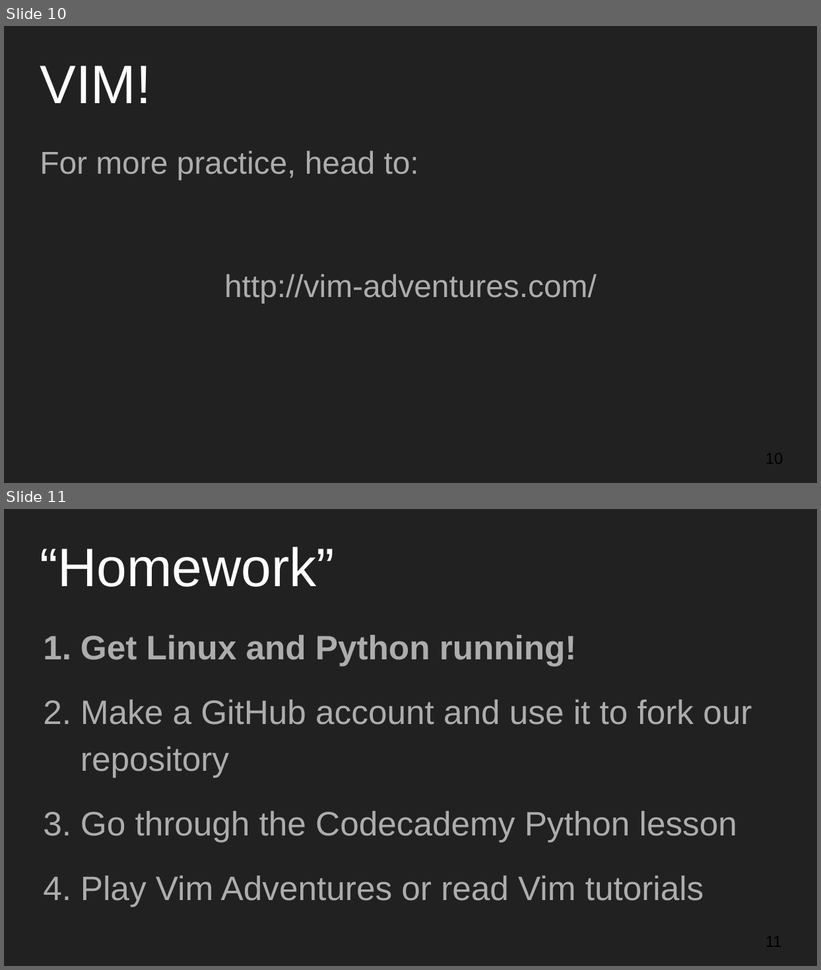
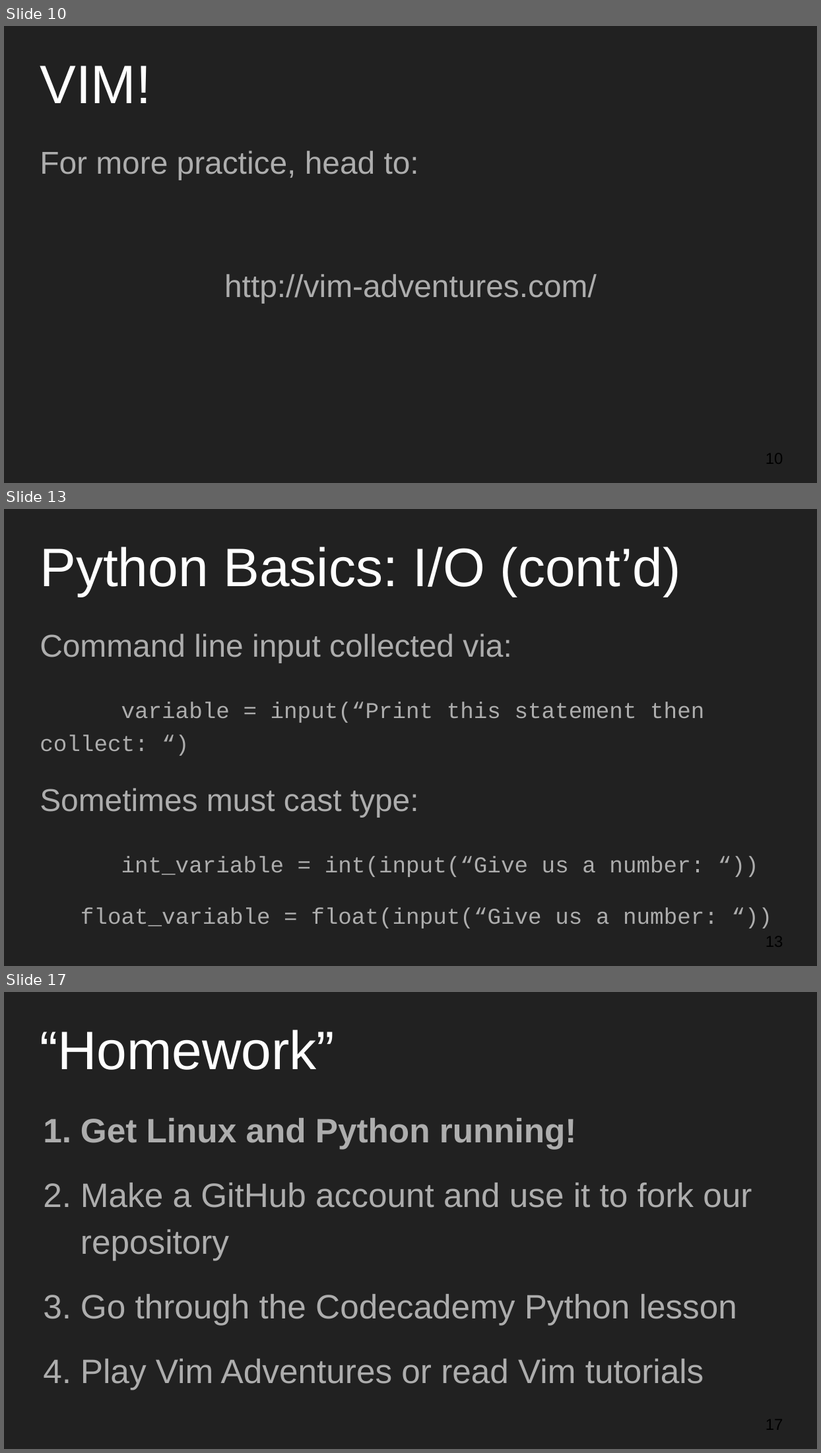
Before and after one commit to mseryn/beginner_programming_workshops, a slide deck: 26_9_2016/beginners_workshop_3.pptx. Shown one above the other, each under a label of ours: slides 10 and 11 before the commit, slides 10, 13 and 17 after it; the slides between them are not shown. The pictures are 821x970 and 821x1453 pixels, drawn with LibreOffice and Linux fonts; fonts in the diff are those of the drawing. Boxes give left, top, right and bottom in pixels: in the first picture for what was removed or moved away, otherwise in the second. Text is boxed around its words. In the diff, an @@ line names an element or a change of style, - is before the commit and + after.

```diff
--- a/26_9_2016/beginners_workshop_3.pptx
+++ b/26_9_2016/beginners_workshop_3.pptx
@@ slide 13 added at (4,509,817,966), background #212121 @@
@@ title added at (40,547,681,597), 48 pt, text #FFFFFF @@
+Python Basics: I/O (cont’d)
@@ text added at (40,634,718,929), 20 pt, text #ADADAD @@
+Command line input collected via:
+variable = input(“Print this statement then collect: “)
+Sometimes must cast type:
+int_variable = int(input(“Give us a number: “))
+float_variable = float(input(“Give us a number: “))
@@ what was slide 11 is now slide 17 @@
```
Also in this commit, not shown: 5 other slides added, 1 other file.
